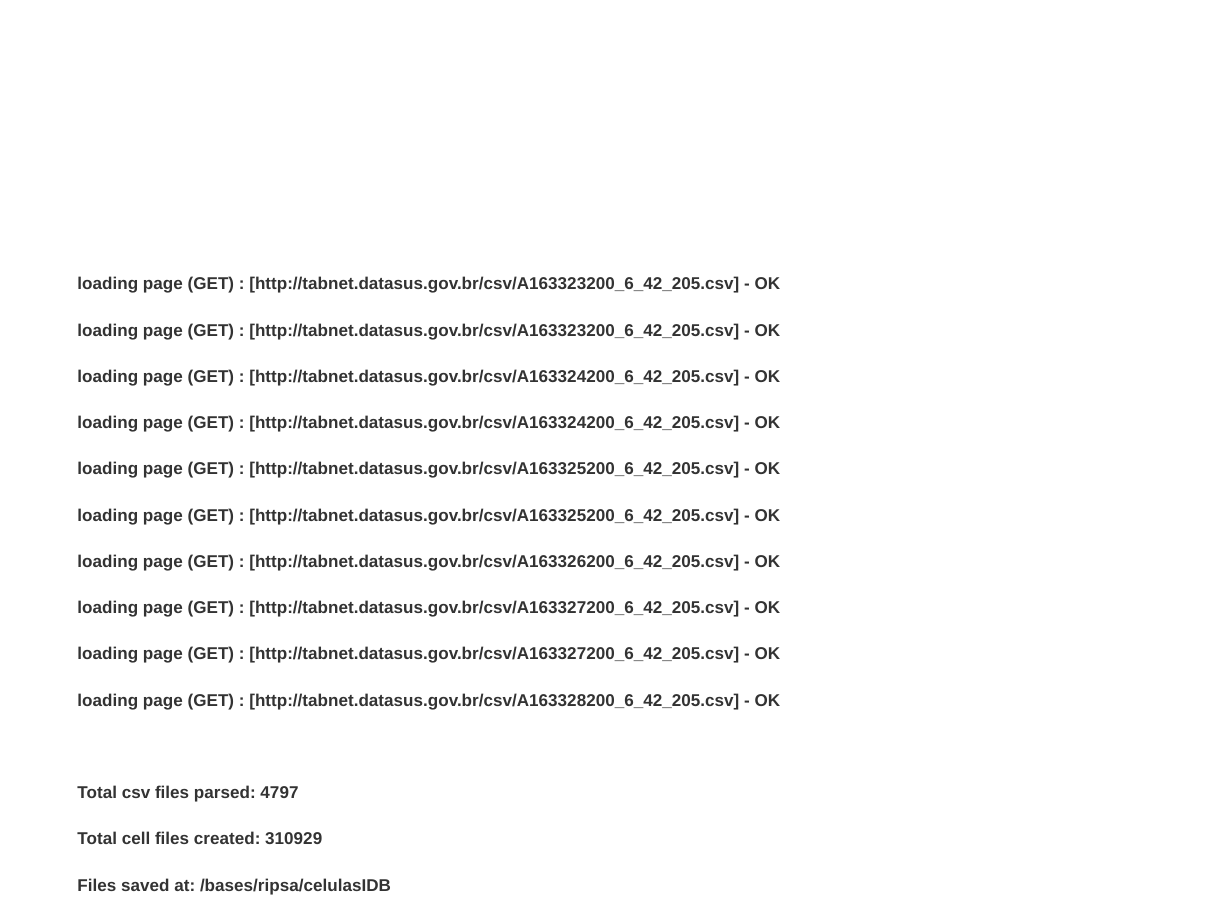
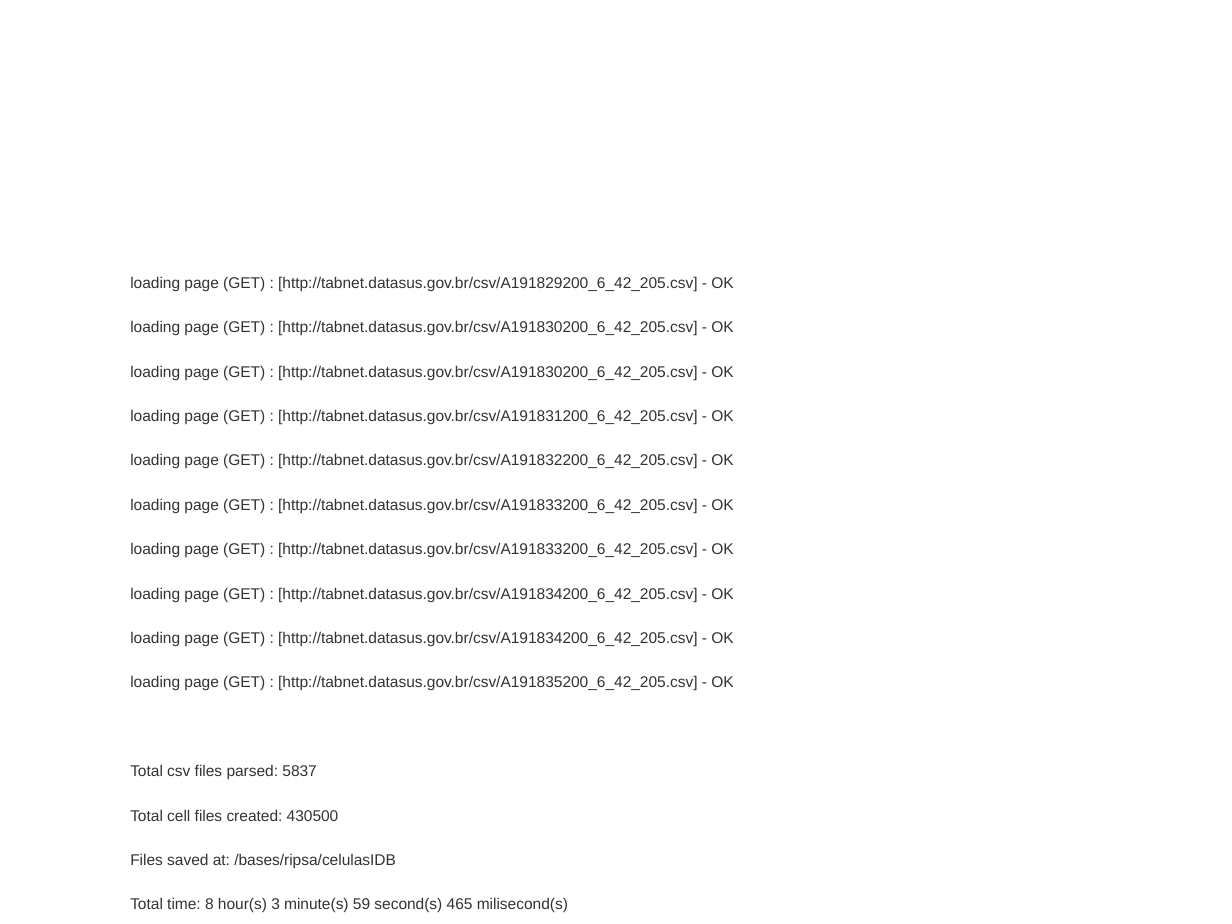
Before and after one commit to bireme/TabNetCells, a slide deck: slide 6 of apresentação.odp. Drawn at 1232x924 pixels with LibreOffice and Linux fonts; fonts in the diff are those of the drawing; background and template pictures are left out. Boxes give left, top, right and bottom in pixels: in the first picture for what was removed or moved away, otherwise in the second. Text is boxed around its words. In the diff, an @@ line names an element or a change of style, - is before the commit and + after.

```diff
--- a/apresentação.odp
+++ b/apresentação.odp
@@ text at (130, 276, 733, 821): text changed; size 11 to 10 pt; bold off @@
-loading page (GET) : [http://tabnet.datasus.gov.br/csv/A163323200_6_42_205.csv] - OK
-loading page (GET) : [http://tabnet.datasus.gov.br/csv/A163323200_6_42_205.csv] - OK
-loading page (GET) : [http://tabnet.datasus.gov.br/csv/A163324200_6_42_205.csv] - OK
-loading page (GET) : [http://tabnet.datasus.gov.br/csv/A163324200_6_42_205.csv] - OK
-loading page (GET) : [http://tabnet.datasus.gov.br/csv/A163325200_6_42_205.csv] - OK
-loading page (GET) : [http://tabnet.datasus.gov.br/csv/A163325200_6_42_205.csv] - OK
-loading page (GET) : [http://tabnet.datasus.gov.br/csv/A163326200_6_42_205.csv] - OK
-loading page (GET) : [http://tabnet.datasus.gov.br/csv/A163327200_6_42_205.csv] - OK
-loading page (GET) : [http://tabnet.datasus.gov.br/csv/A163327200_6_42_205.csv] - OK
-loading page (GET) : [http://tabnet.datasus.gov.br/csv/A163328200_6_42_205.csv] - OK
-Total csv files parsed: 4797
-Total cell files created: 310929
+loading page (GET) : [http://tabnet.datasus.gov.br/csv/A191829200_6_42_205.csv] - OK
+loading page (GET) : [http://tabnet.datasus.gov.br/csv/A191830200_6_42_205.csv] - OK
+loading page (GET) : [http://tabnet.datasus.gov.br/csv/A191830200_6_42_205.csv] - OK
+loading page (GET) : [http://tabnet.datasus.gov.br/csv/A191831200_6_42_205.csv] - OK
+loading page (GET) : [http://tabnet.datasus.gov.br/csv/A191832200_6_42_205.csv] - OK
+loading page (GET) : [http://tabnet.datasus.gov.br/csv/A191833200_6_42_205.csv] - OK
+loading page (GET) : [http://tabnet.datasus.gov.br/csv/A191833200_6_42_205.csv] - OK
+loading page (GET) : [http://tabnet.datasus.gov.br/csv/A191834200_6_42_205.csv] - OK
+loading page (GET) : [http://tabnet.datasus.gov.br/csv/A191834200_6_42_205.csv] - OK
+loading page (GET) : [http://tabnet.datasus.gov.br/csv/A191835200_6_42_205.csv] - OK
+Total csv files parsed: 5837
+Total cell files created: 430500
@@ text at (130, 853, 396, 868): size 11 to 10 pt, bold off in "Files saved at: /bases/ripsa/celulasIDB"; indent changed @@
@@ text at (130, 897, 568, 913): text changed; size 11 to 10 pt; bold off @@
-Total time: 6 hour(s) 53 second(s) 579 milisecond(s)
+Total time: 8 hour(s) 3 minute(s) 59 second(s) 465 milisecond(s)
```
Also in this commit, not shown: 4 other files.
